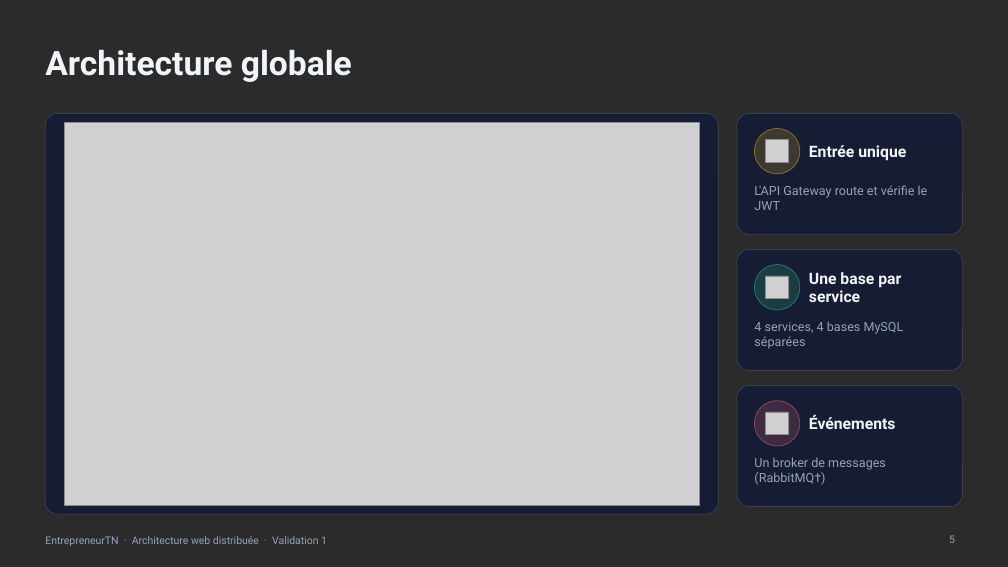
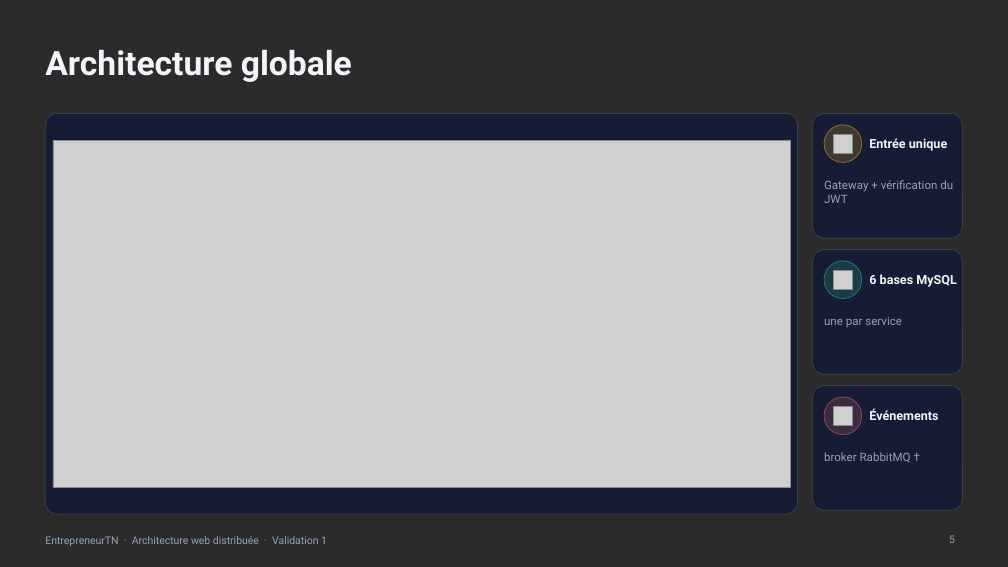
Before and after one commit to BadisBeji/EntrepreneurTN-4SSA10, a slide deck: slide 5 of Documentation/Presentation/Presentation_EntrepreneurTN.pptx. Drawn at 1008x567 pixels with LibreOffice and Linux fonts; fonts in the diff are those of the drawing; grey boxes stand for pictures; background and template pictures are left out; a plain dark background stands for a picture behind light text. Boxes give left, top, right and bottom in pixels: in the first picture for what was removed or moved away, otherwise in the second. Text is boxed around its words. In the diff, an @@ line names an element or a change of style, - is before the commit and + after.

```diff
--- a/Documentation/Presentation/Presentation_EntrepreneurTN.pptx
+++ b/Documentation/Presentation/Presentation_EntrepreneurTN.pptx
@@ rounded rectangle: place and size @@
-rounded rectangle at bbox=[45, 113, 718, 514]
+rounded rectangle at bbox=[45, 113, 798, 514]
@@ rounded rectangle: place and size @@
-rounded rectangle at bbox=[737, 113, 963, 234]
+rounded rectangle at bbox=[813, 113, 963, 238]
@@ picture: place and size @@
-picture at bbox=[64, 123, 700, 505]
+picture at bbox=[53, 140, 790, 487]
@@ ellipse: place and size @@
-ellipse at bbox=[755, 129, 800, 174]
+ellipse at bbox=[824, 125, 862, 163]
@@ picture: place and size @@
-picture at bbox=[766, 140, 789, 163]
+picture at bbox=[834, 134, 853, 153]
@@ text "Entrée unique": place and size @@
-text "Entrée unique" at bbox=[809, 145, 906, 161]
+text "Entrée unique" at bbox=[869, 138, 947, 151]
@@ text "Entrée unique" at bbox=[869, 138, 947, 151]: size 15 to 12 pt @@
@@ text at bbox=[824, 180, 953, 203]: text changed; size 12 to 11 pt @@
-L'API Gateway route et vérifie le JWT
+Gateway + vérification du JWT
@@ rounded rectangle: place and size @@
-rounded rectangle at bbox=[737, 250, 963, 371]
+rounded rectangle at bbox=[813, 250, 963, 374]
@@ ellipse: place and size @@
-ellipse at bbox=[755, 265, 800, 310]
+ellipse at bbox=[824, 261, 862, 299]
@@ picture: place and size @@
-picture at bbox=[766, 276, 789, 299]
+picture at bbox=[834, 271, 853, 290]
@@ text added at bbox=[869, 274, 957, 287], 12 pt, text #F1F5F9, bold @@
+6 bases MySQL
@@ text removed at bbox=[754, 321, 904, 349] @@
-4 services, 4 bases MySQL séparées
@@ text at bbox=[824, 317, 902, 327]: text changed; size 15 to 11 pt; text colour #F1F5F9 to #94A3B8; bold off @@
-Une base par service
+une par service
@@ text "une par service" at bbox=[824, 317, 902, 327]: vertical alignment middle to top @@
@@ proportions changed in 3 elements at bbox=[813, 250, 963, 374], bbox=[813, 113, 963, 238], bbox=[813, 386, 963, 510] @@
@@ rounded rectangle: place and size @@
-rounded rectangle at bbox=[737, 386, 963, 507]
+rounded rectangle at bbox=[813, 386, 963, 510]
@@ ellipse: place and size @@
-ellipse at bbox=[755, 401, 800, 446]
+ellipse at bbox=[824, 397, 862, 435]
@@ picture: place and size @@
-picture at bbox=[766, 412, 789, 435]
+picture at bbox=[834, 407, 853, 426]
@@ text "Événements" at bbox=[869, 409, 938, 420]: size 15 to 12 pt @@
@@ text "Événements": place and size @@
-text "Événements" at bbox=[809, 415, 896, 429]
+text "Événements" at bbox=[869, 409, 938, 420]
@@ text at bbox=[824, 452, 911, 462]: text changed; size 12 to 11 pt @@
-Un broker de messages (RabbitMQ†)
+broker RabbitMQ †
```
Also in this commit, not shown: 9 other slides changed, 2 slides added, 17 other files.
